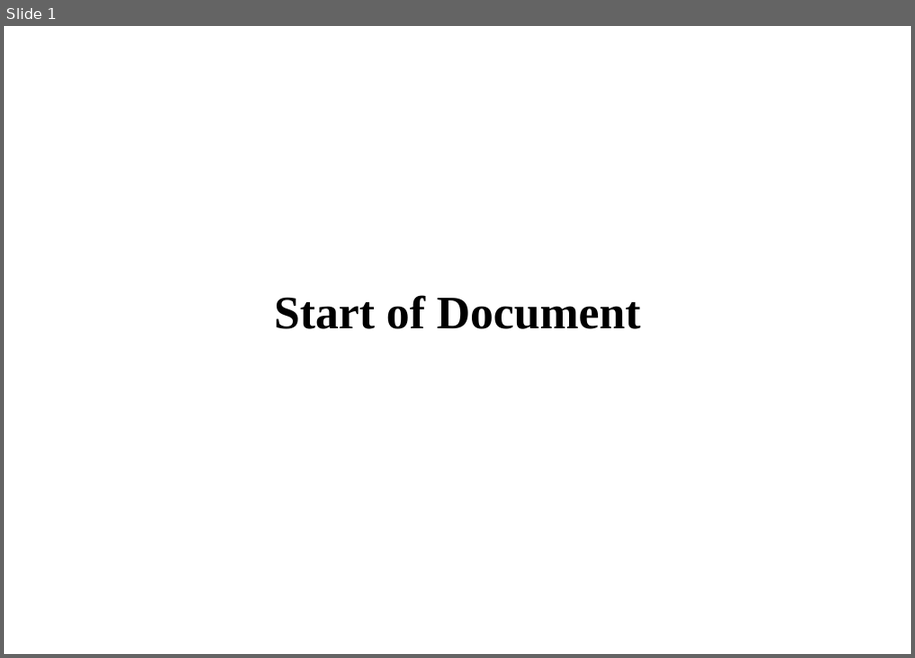
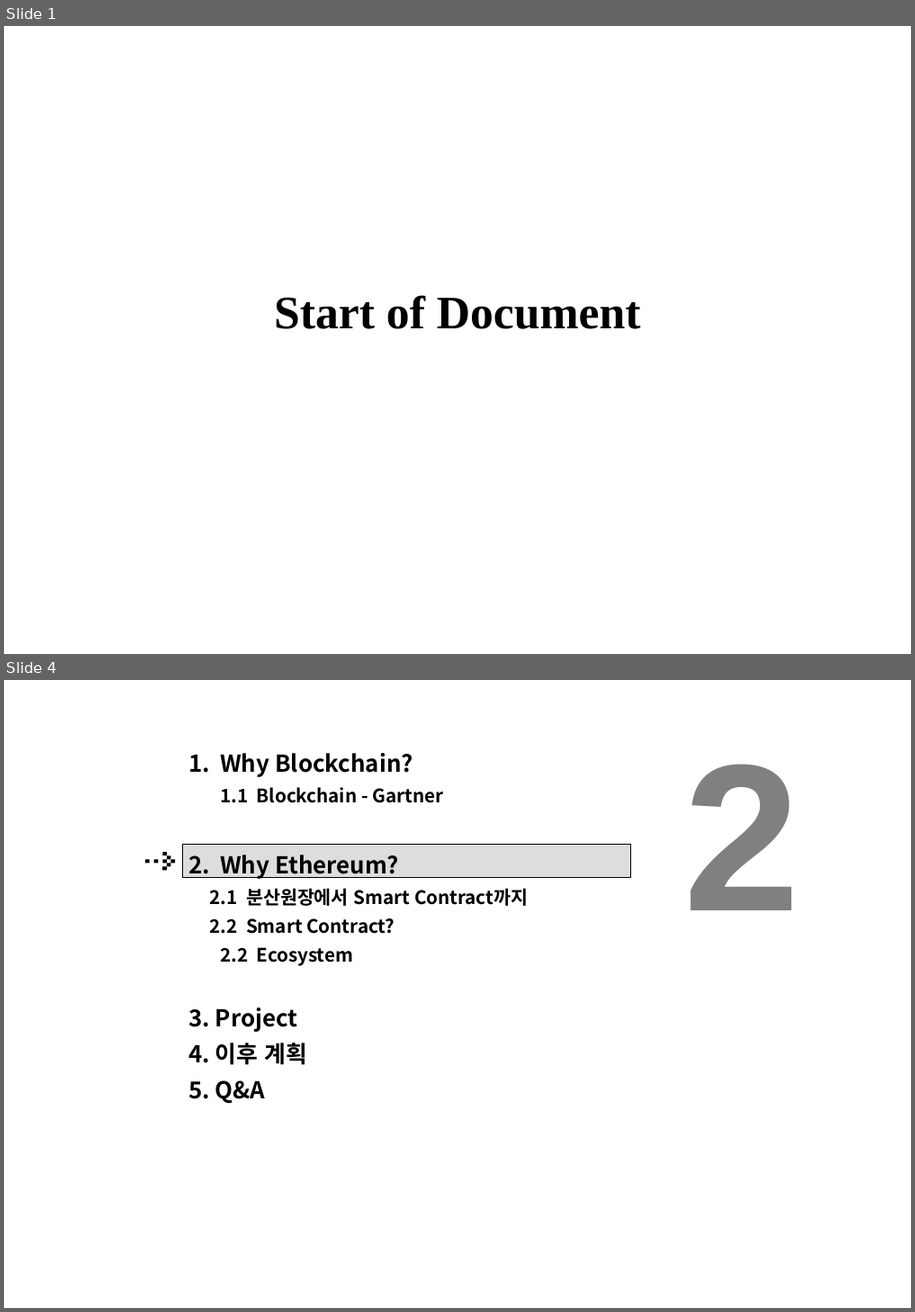
Before and after one commit to alladd/tcl2017, a slide deck: 51_발표PT자료/02_PT.pptx. Shown one above the other, each under a label of ours: slide 1 before the commit, slides 1 and 4 after it; the slides between them are not shown. The pictures are 915x658 and 915x1312 pixels, drawn with LibreOffice and Linux fonts; fonts in the diff are those of the drawing. Boxes give left, top, right and bottom in pixels: in the first picture for what was removed or moved away, otherwise in the second. Text is boxed around its words. In the diff, an @@ line names an element or a change of style, - is before the commit and + after.

```diff
--- a/51_발표PT자료/02_PT.pptx
+++ b/51_발표PT자료/02_PT.pptx
@@ slide 4 added at [4,680,911,1308], background #FFFFFF @@
@@ text added at [188,753,528,1103], 16 pt, text #000000, bold @@
+1. Why Blockchain?
+   1.1 Blockchain - Gartner
+2. Why Ethereum?
+2.1 분산원장에서 Smart Contract까지
+2.2 Smart Contract?
+2.2 Ecosystem
+3. Project
+4. 이후 계획
+5. Q&A
@@ text added at [684,764,800,910], 180 pt, text #808080, bold @@
+2
@@ group added at [145,844,631,878]: 9 rectangles @@
```
Also in this commit, not shown: 12 slides changed, 4 other slides added, 17 other files.
